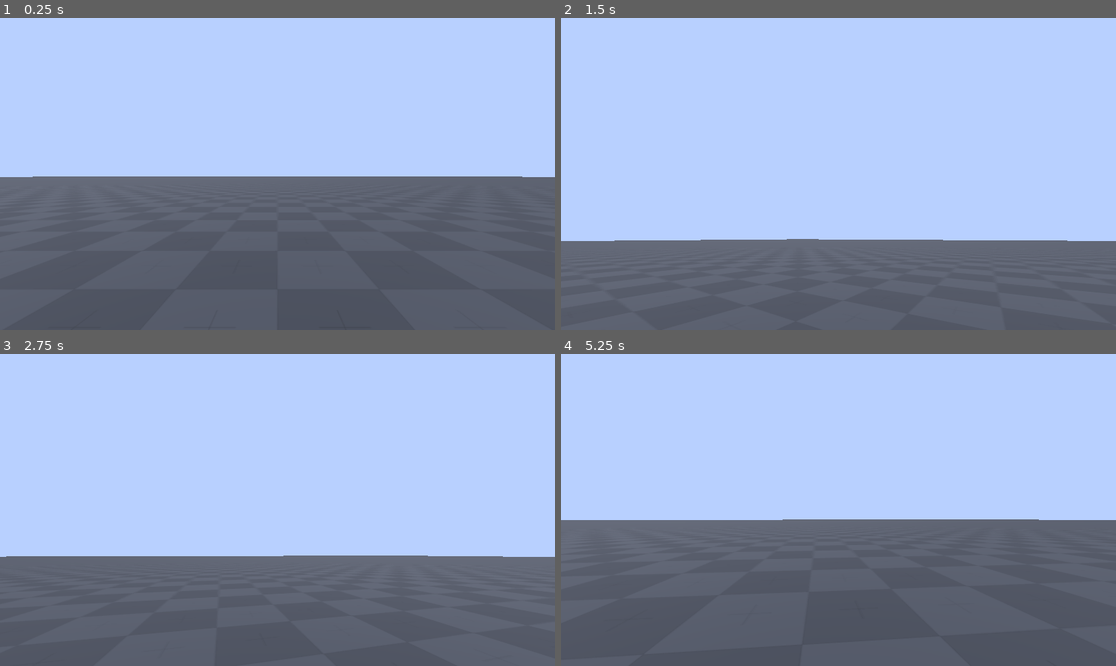
Above: before the commit, frames 1-4 (two rows, left to right).
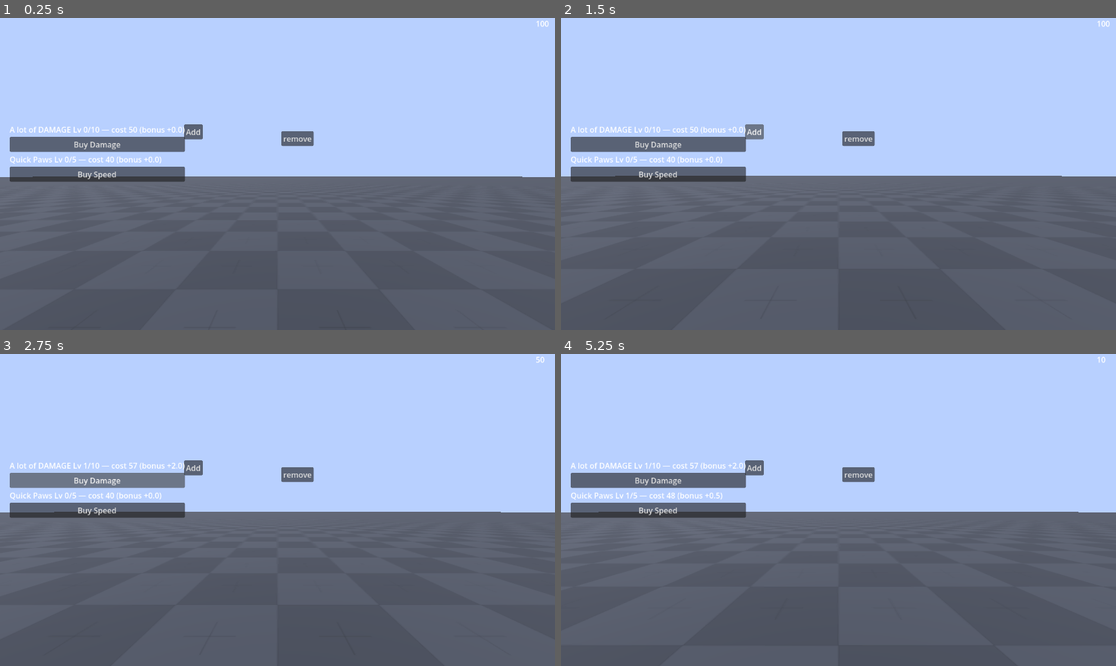
Above: after the commit, the same moments.

Repository: manschko/Knusper-Amigos
Game: Godot game, scene res://player_controller/3d/TestFiield.tscn
Two runs of this game, one before a commit and one after it. Both use one fixed random seed, a clock stepped at 60 frames per second and the inputs below. The project has no main scene, so this scene is started directly.
Inputs (mouse positions are in pixels of both pictures, inside the frame that each line leads up to):
- Up to frame 1 (0.25 s): no input
- Up to frame 2 (1.5 s): click (860, 139) at 0.5 s, where only the run after the commit has a clickable "remove"; click (755, 130) at 1.25 s, where only the run after the commit has a clickable "Add"
- Up to frame 3 (2.75 s): click (99, 481) at 2 s, where only the run after the commit has a clickable "Buy Damage"
- Up to frame 4 (5.25 s): click (660, 510) at 2.75 s, where only the run after the commit has a clickable "Buy Speed"; tap Enter at 3.5 s; move the mouse to (866, 510) at 3.52 s; hold Shift (sprint, bound only after the commit) 3.53-4.28 s; hold W (moving_forward) from 3.53 s (still down); tap Space (jump) at 3.77, 4.25, 4.52 s; move the mouse to (810, 510) at 4.27 s; tap Shift (sprint, bound only after the commit) at 4.35 s; move the mouse to (849, 503) at 5.02 s; hold Shift (sprint, bound only after the commit) from 5.03 s (still down)

The runs differ from the first frame. In frame 1, 4.0% of the frame differs, in the area x 1-99%, y 0-53%; in frame 2, 24%, in the area x 0-100%, y 0-96%; in frame 3, 18%; in frame 4, 5.9%.

Commit message:
feat: upgrade system prototype

Diff:
--- /dev/null
+++ b/incremental/crumbs.gd
@@ -0,0 +1,18 @@
+extends RichTextLabel
+
+func _ready():
+	updateDisplay()
+	Stats.crumbs_updated.connect(updateDisplay)
+
+
+
+func _on_remove_pressed() -> void:
+	Stats.remove_crumbs(50)
+
+
+func _on_add_pressed() -> void:
+	Stats.add_crumbs(50)
+
+
+func updateDisplay():
+	text = str(Stats.get_crumbs())
--- /dev/null
+++ b/incremental/hud.tscn
@@ -0,0 +1,85 @@
+[gd_scene format=3 uid="uid://ix00v1whpwlb"]
+
+[ext_resource type="Script" uid="uid://jib21ch5ked3" path="res://incremental/crumbs.gd" id="1_idtuo"]
+[ext_resource type="Script" uid="uid://ddimryknjvml3" path="res://incremental/upgrades/upgrade_debug_hud.gd" id="2_updbg"]
+
+[node name="CanvasLayer" type="CanvasLayer" unique_id=763744515]
+
+[node name="Crumbs" type="Control" parent="." unique_id=94324981]
+layout_mode = 3
+anchors_preset = 15
+anchor_right = 1.0
+anchor_bottom = 1.0
+grow_horizontal = 2
+grow_vertical = 2
+
+[node name="remove" type="Button" parent="Crumbs" unique_id=110232051]
+layout_mode = 1
+anchors_preset = -1
+anchor_left = 0.09200001
+anchor_top = 0.102000006
+anchor_right = 0.09200001
+anchor_bottom = 0.102000006
+offset_left = 478.016
+offset_top = 168.90399
+offset_right = 545.016
+offset_bottom = 199.90399
+text = "remove"
+
+[node name="add" type="Button" parent="Crumbs" unique_id=540985495]
+layout_mode = 1
+anchors_preset = -1
+anchor_left = 0.09200001
+anchor_top = 0.102000006
+anchor_right = 0.09200001
+anchor_bottom = 0.102000006
+offset_left = 276.016
+offset_top = 154.90399
+offset_right = 315.016
+offset_bottom = 185.90399
+text = "Add"
+
+[node name="crumbs" type="RichTextLabel" parent="." unique_id=508328940]
+anchors_preset = 1
+anchor_left = 1.0
+anchor_right = 1.0
+offset_left = -40.0
+offset_bottom = 40.0
+grow_horizontal = 0
+text = "1000"
+script = ExtResource("1_idtuo")
+
+[node name="UpgradeDebug" type="Control" parent="." unique_id=345857655]
+layout_mode = 3
+anchors_preset = 0
+offset_left = 20.0
+offset_top = 220.0
+offset_right = 320.0
+offset_bottom = 340.0
+script = ExtResource("2_updbg")
+
+[node name="VBoxContainer" type="VBoxContainer" parent="UpgradeDebug" unique_id=1851459227]
+layout_mode = 1
+offset_right = 300.0
+offset_bottom = 120.0
+
+[node name="DamageLabel" type="Label" parent="UpgradeDebug/VBoxContainer" unique_id=1024158836]
+layout_mode = 2
+text = "Damage Lv 0"
+
+[node name="BuyDamage" type="Button" parent="UpgradeDebug/VBoxContainer" unique_id=1889931177]
+layout_mode = 2
+text = "Buy Damage"
+
+[node name="SpeedLabel" type="Label" parent="UpgradeDebug/VBoxContainer" unique_id=2081979180]
+layout_mode = 2
+text = "Speed Lv 0"
+
+[node name="BuySpeed" type="Button" parent="UpgradeDebug/VBoxContainer" unique_id=1290702912]
+layout_mode = 2
+text = "Buy Speed"
+
+[connection signal="pressed" from="Crumbs/remove" to="crumbs" method="_on_remove_pressed"]
+[connection signal="pressed" from="Crumbs/add" to="crumbs" method="_on_add_pressed"]
+[connection signal="pressed" from="UpgradeDebug/VBoxContainer/BuyDamage" to="UpgradeDebug" method="_on_buy_damage_pressed"]
+[connection signal="pressed" from="UpgradeDebug/VBoxContainer/BuySpeed" to="UpgradeDebug" method="_on_buy_speed_pressed"]
--- /dev/null
+++ b/incremental/stats.gd
@@ -0,0 +1,59 @@
+extends Node
+
+const SAVE_PATH := "user://stats_save.json"
+signal crumbs_updated
+
+var stats: Dictionary = {
+	"crumbs": 100
+						}
+
+# Called when the node enters the scene tree for the first time.
+func _ready() -> void:
+	load_stats()
+
+
+func add_crumbs(amount: int) -> void:
+	stats["crumbs"] += amount
+	save_stats()
+
+
+func get_crumbs() -> int:
+	return stats["crumbs"]
+
+
+func reset_stats() -> void:
+	stats["crumbs"] = 0
+	save_stats()
+
+func remove_crumbs(amount: int) -> bool:
+	var old_value = stats["crumbs"]
+	stats["crumbs"] -= amount
+	if stats["crumbs"] < 0:
+		stats["crumbs"] = old_value
+		return false
+	save_stats()
+	return true
+
+
+func save_stats() -> void:
+	var file := FileAccess.open(SAVE_PATH, FileAccess.WRITE)
+	if file == null:
+		push_warning("Stats: could not open save file for writing")
+		return
+	file.store_string(JSON.stringify(stats))
+	file.close()
+	crumbs_updated.emit()
+
+
+func load_stats() -> void:
+	if not FileAccess.file_exists(SAVE_PATH):
+		return
+	var file := FileAccess.open(SAVE_PATH, FileAccess.READ)
+	if file == null:
+		push_warning("Stats: could not open save file for reading")
+		return
+	var data = JSON.parse_string(file.get_as_text())
+	file.close()
+	if typeof(data) == TYPE_DICTIONARY:
+		for key in data.keys():
+			stats[key] = data[key]
--- /dev/null
+++ b/incremental/upgrades/data/damage_boost.tres
@@ -0,0 +1,12 @@
+[gd_resource type="Resource" script_class="Upgrade" format=3 uid="uid://b46id134v2qft"]
+
+[ext_resource type="Script" uid="uid://bl4sfou7r64hu" path="res://incremental/upgrades/upgrade.gd" id="1"]
+
+[resource]
+script = ExtResource("1")
+id = "damage_boost"
+display_name = "A lot of DAMAGE"
+description = "Damage ist besser als Schaden"
+cost = 50
+stat_key = "damage"
+value_per_level = 2.0
--- /dev/null
+++ b/incremental/upgrades/data/speed_boost.tres
@@ -0,0 +1,14 @@
+[gd_resource type="Resource" script_class="Upgrade" load_steps=2 format=3]
+
+[ext_resource type="Script" path="res://incremental/upgrades/upgrade.gd" id="1"]
+
+[resource]
+script = ExtResource("1")
+id = "speed_boost"
+display_name = "Quick Paws"
+description = "Increases movement speed."
+cost = 40
+max_level = 5
+cost_growth = 1.2
+stat_key = "speed"
+value_per_level = 0.5
--- /dev/null
+++ b/incremental/upgrades/upgrade.gd
@@ -0,0 +1,14 @@
+extends Resource
+class_name Upgrade
+
+@export var id: String
+@export var display_name: String
+@export var description: String
+@export var cost: int
+@export var max_level: int = 10
+
+@export var cost_growth: float = 1.15
+
+@export var stat_key: String = ""
+
+@export var value_per_level: float = 0.0
--- /dev/null
+++ b/incremental/upgrades/upgrade_debug_hud.gd
@@ -0,0 +1,47 @@
+extends Control
+# Quick & dirty debug panel for testing the upgrade system.
+# Not meant to stay - just buttons + labels to exercise UpgradeManager.
+
+@onready var damage_label: Label = $VBoxContainer/DamageLabel
+@onready var speed_label: Label = $VBoxContainer/SpeedLabel
+
+
+func _ready() -> void:
+	UpgradeManager.upgrade_purchased.connect(_on_upgrade_changed)
+	UpgradeManager.upgrade_failed.connect(_on_upgrade_failed)
+	_refresh()
+
+
+func _on_buy_damage_pressed() -> void:
+	UpgradeManager.purchase("damage_boost")
+
+
+func _on_buy_speed_pressed() -> void:
+	UpgradeManager.purchase("speed_boost")
+
+
+func _on_upgrade_changed(_id: String, _new_level: int) -> void:
+	_refresh()
+
+
+func _on_upgrade_failed(id: String, reason: String) -> void:
+	print("Upgrade '%s' failed: %s" % [id, reason])
+	_refresh()
+
+
+func _refresh() -> void:
+	_refresh_row("damage_boost", damage_label)
+	_refresh_row("speed_boost", speed_label)
+
+
+func _refresh_row(id: String, label: Label) -> void:
+	var upgrade := UpgradeManager.get_upgrade(id)
+	if upgrade == null:
+		label.text = "%s: missing resource" % id
+		return
+	var level := UpgradeManager.get_level(id)
+	var bonus := UpgradeManager.get_upgrade_bonus(id)
+	if UpgradeManager.is_maxed(id):
+		label.text = "%s Lv %d/%d (MAX) bonus +%.1f" % [upgrade.display_name, level, upgrade.max_level, bonus]
+	else:
+		label.text = "%s Lv %d/%d — cost %d (bonus +%.1f)" % [upgrade.display_name, level, upgrade.max_level, UpgradeManager.get_cost(id), bonus]
--- /dev/null
+++ b/incremental/upgrades/upgrade_manager.gd
@@ -0,0 +1,155 @@
+extends Node
+
+# Autoload: UpgradeManager
+#
+# Loads every Upgrade resource (.tres) found in UPGRADES_DIR, tracks how many
+# levels of each have been purchased, spends crumbs (via Stats) to buy levels,
+# and persists purchased levels to disk.
+#
+# Consumers (player.gd, enemy.gd, ...) do NOT get their stats mutated for
+# them. Instead they ask for the current bonus and add it to their own base
+# value, e.g.:
+#   speed = base_speed + UpgradeManager.get_bonus_for_stat("speed")
+# This keeps "what is the base stat" owned by the entity, and "how much extra
+# has been bought" owned by the upgrade system, avoiding double-applying
+# bonuses when a save is reloaded.
+
+const UPGRADES_DIR := "res://incremental/upgrades/data/"
+const SAVE_PATH := "user://upgrades_save.json"
+
+signal upgrade_purchased(id: String, new_level: int)
+signal upgrade_failed(id: String, reason: String)
+
+var upgrades: Dictionary = {}   # id (String) -> Upgrade resource
+var levels: Dictionary = {}     # id (String) -> int current level
+
+
+func _ready() -> void:
+	_load_upgrade_definitions()
+	_load_levels()
+
+
+func _load_upgrade_definitions() -> void:
+	upgrades.clear()
+	var dir := DirAccess.open(UPGRADES_DIR)
+	if dir == null:
+		push_warning("UpgradeManager: could not open '%s'" % UPGRADES_DIR)
+		return
+
+	dir.list_dir_begin()
+	var file_name := dir.get_next()
+	while file_name != "":
+		if not dir.current_is_dir() and file_name.ends_with(".tres"):
+			var resource := load(UPGRADES_DIR + file_name)
+			if resource is Upgrade:
+				if upgrades.has(resource.id):
+					push_warning("UpgradeManager: duplicate upgrade id '%s' in '%s'" % [resource.id, file_name])
+				upgrades[resource.id] = resource
+			else:
+				push_warning("UpgradeManager: '%s' is not an Upgrade resource" % file_name)
+		file_name = dir.get_next()
+	dir.list_dir_end()
+
+
+func get_upgrade(id: String) -> Upgrade:
+	return upgrades.get(id, null)
+
+
+func get_all_upgrades() -> Array:
+	return upgrades.values()
+
+
+func get_level(id: String) -> int:
+	return levels.get(id, 0)
+
+
+func is_maxed(id: String) -> bool:
+	var upgrade := get_upgrade(id)
+	if upgrade == null:
+		return true
+	return get_level(id) >= upgrade.max_level
+
+
+## Cost to buy the *next* level of this upgrade.
+func get_cost(id: String) -> int:
+	var upgrade := get_upgrade(id)
+	if upgrade == null:
+		return -1
+	var level := get_level(id)
+	return int(round(upgrade.cost * pow(upgrade.cost_growth, level)))
+
+
+func can_afford(id: String) -> bool:
+	var cost := get_cost(id)
+	return cost >= 0 and Stats.get_crumbs() >= cost
+
+
+## Total bonus this single upgrade currently grants (level * value_per_level).
+func get_upgrade_bonus(id: String) -> float:
+	var upgrade := get_upgrade(id)
+	if upgrade == null:
+		return 0.0
+	return get_level(id) * upgrade.value_per_level
+
+
+## Total bonus granted to a given stat by ALL purchased upgrades affecting it.
+## Consumers should call this and add the result to their own base stat.
+func get_bonus_for_stat(stat_key: String) -> float:
+	var total := 0.0
+	for id in upgrades.keys():
+		var upgrade: Upgrade = upgrades[id]
+		if upgrade.stat_key == stat_key:
+			total += get_upgrade_bonus(id)
+	return total
+
+
+## Attempts to buy the next level of the given upgrade.
+## Returns true on success. Emits upgrade_purchased / upgrade_failed.
+func purchase(id: String) -> bool:
+	var upgrade := get_upgrade(id)
+	if upgrade == null:
+		upgrade_failed.emit(id, "unknown_upgrade")
+		return false
+
+	if is_maxed(id):
+		upgrade_failed.emit(id, "max_level")
+		return false
+
+	var cost := get_cost(id)
+	if not Stats.remove_crumbs(cost):
+		upgrade_failed.emit(id, "not_enough_crumbs")
+		return false
+
+	levels[id] = get_level(id) + 1
+	_save_levels()
+	upgrade_purchased.emit(id, levels[id])
+	return true
+
+
+func reset_levels() -> void:
+	levels.clear()
+	_save_levels()
+
+
+func _save_levels() -> void:
+	var file := FileAccess.open(SAVE_PATH, FileAccess.WRITE)
+	if file == null:
+		push_warning("UpgradeManager: could not open save file for writing")
+		return
+	file.store_string(JSON.stringify(levels))
+	file.close()
+
+
+func _load_levels() -> void:
+	levels.clear()
+	if not FileAccess.file_exists(SAVE_PATH):
+		return
+	var file := FileAccess.open(SAVE_PATH, FileAccess.READ)
+	if file == null:
+		push_warning("UpgradeManager: could not open save file for reading")
+		return
+	var data = JSON.parse_string(file.get_as_text())
+	file.close()
+	if typeof(data) == TYPE_DICTIONARY:
+		for id in data.keys():
+			levels[id] = int(data[id])
--- a/player_controller/3d/player.tscn
+++ b/player_controller/3d/player.tscn
@@ -1,21 +1,24 @@
-[gd_scene load_steps=5 format=3 uid="uid://c3tf560egbc8g"]
+[gd_scene format=3 uid="uid://c3tf560egbc8g"]
 
-[ext_resource type="Script" uid="uid://eo5d7yel47id" path="res://addons/player_controller/3d/player.gd" id="1_x2kuh"]
-[ext_resource type="Script" uid="uid://b3ma2mus12o8j" path="res://addons/player_controller/3d/camera_3d.gd" id="2_am31l"]
+[ext_resource type="Script" uid="uid://eo5d7yel47id" path="res://player_controller/3d/player.gd" id="1_x2kuh"]
+[ext_resource type="Script" uid="uid://b3ma2mus12o8j" path="res://player_controller/3d/camera_3d.gd" id="2_am31l"]
+[ext_resource type="PackedScene" uid="uid://ix00v1whpwlb" path="res://incremental/hud.tscn" id="3_rf0yd"]
 
 [sub_resource type="CapsuleShape3D" id="CapsuleShape3D_fsq37"]
 
 [sub_resource type="CapsuleMesh" id="CapsuleMesh_fsq37"]
 
-[node name="Player" type="CharacterBody3D"]
+[node name="Player" type="CharacterBody3D" unique_id=1569197202]
 script = ExtResource("1_x2kuh")
 
-[node name="CollisionShape3D" type="CollisionShape3D" parent="."]
+[node name="CollisionShape3D" type="CollisionShape3D" parent="." unique_id=1700580211]
 shape = SubResource("CapsuleShape3D_fsq37")
 
-[node name="Camera3D" type="Camera3D" parent="."]
+[node name="Camera3D" type="Camera3D" parent="." unique_id=1097929057]
 transform = Transform3D(1, 0, 0, 0, 1, 0, 0, 0, 1, 0, 0.399709, 0)
 script = ExtResource("2_am31l")
 
-[node name="MeshInstance3D" type="MeshInstance3D" parent="."]
+[node name="MeshInstance3D" type="MeshInstance3D" parent="." unique_id=1904168984]
 mesh = SubResource("CapsuleMesh_fsq37")
+
+[node name="CanvasLayer" parent="." unique_id=763744515 instance=ExtResource("3_rf0yd")]
--- a/project.godot
+++ b/project.godot
@@ -13,6 +13,15 @@
 config/name="Knusper Amigos"
 config/features=PackedStringArray("4.7")
 config/icon="res://icon.svg"
+
+[autoload]
+
+Stats="*uid://c2yakcs0bkahy"
+UpgradeManager="*res://incremental/upgrades/upgrade_manager.gd"
+
+[dotnet]
+
+project/assembly_name="Knusper Amigos"
 
 [input]
 
@@ -41,6 +50,11 @@
 "events": [Object(InputEventKey,"resource_local_to_scene":false,"resource_name":"","device":-1,"window_id":0,"alt_press …(192 unchanged characters)…
 ]
 }
+sprint={
+"deadzone": 0.2,
+"events": [Object(InputEventKey,"resource_local_to_scene":false,"resource_name":"","device":-1,"window_id":0,"alt_pressed":false,"shift_pressed":false,"ctrl_pressed":false,"meta_pressed":false,"pressed":false,"keycode":0,"physical_keycode":4194325,"key_label":0,"unicode":0,"location":0,"echo":false,"script":null)
+]
+}
 
 [rendering]
 
Not shown, added: incremental/crumbs.gd.uid
Not shown, added: incremental/stats.gd.uid
Not shown, added: incremental/upgrades/upgrade.gd.uid
Not shown, added: incremental/upgrades/upgrade_debug_hud.gd.uid
Not shown, added: incremental/upgrades/upgrade_manager.gd.uid
